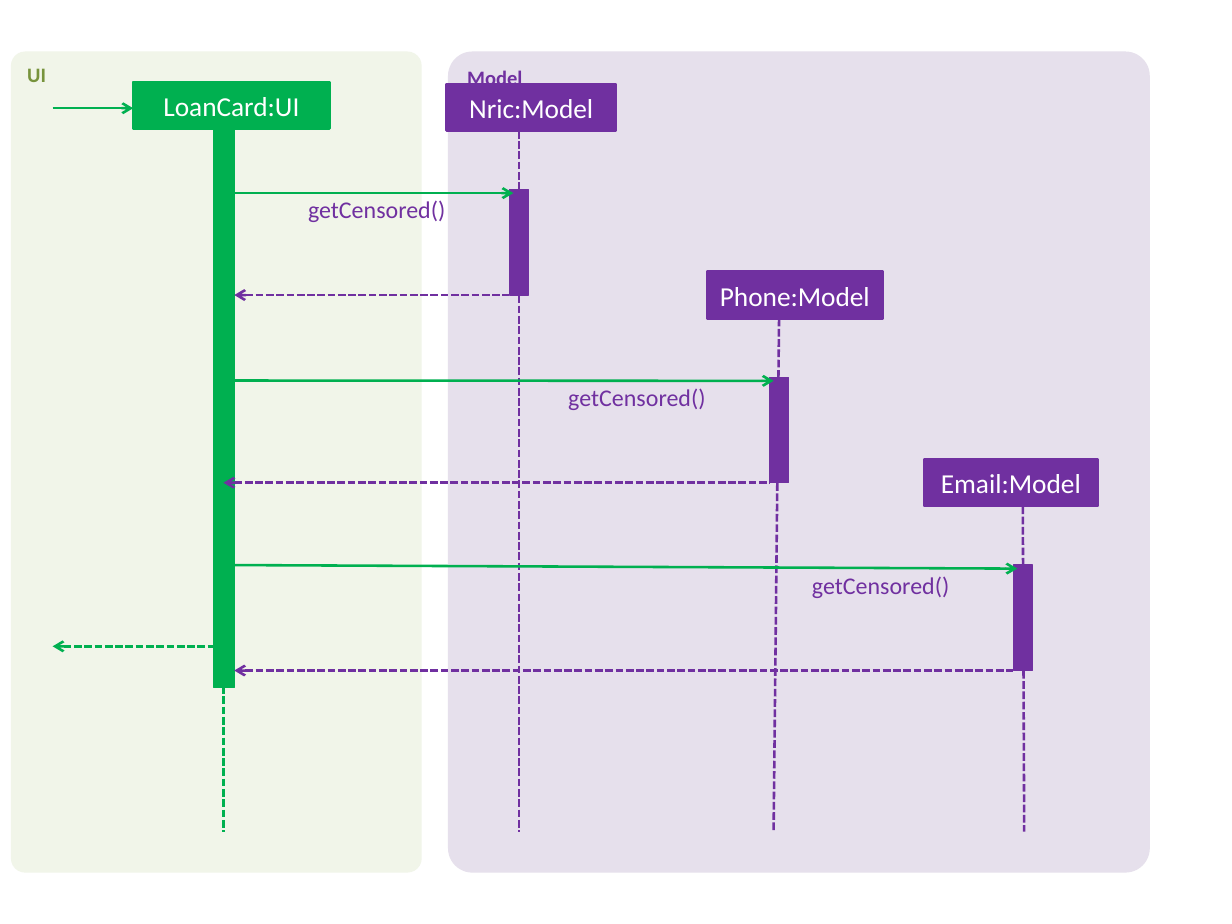
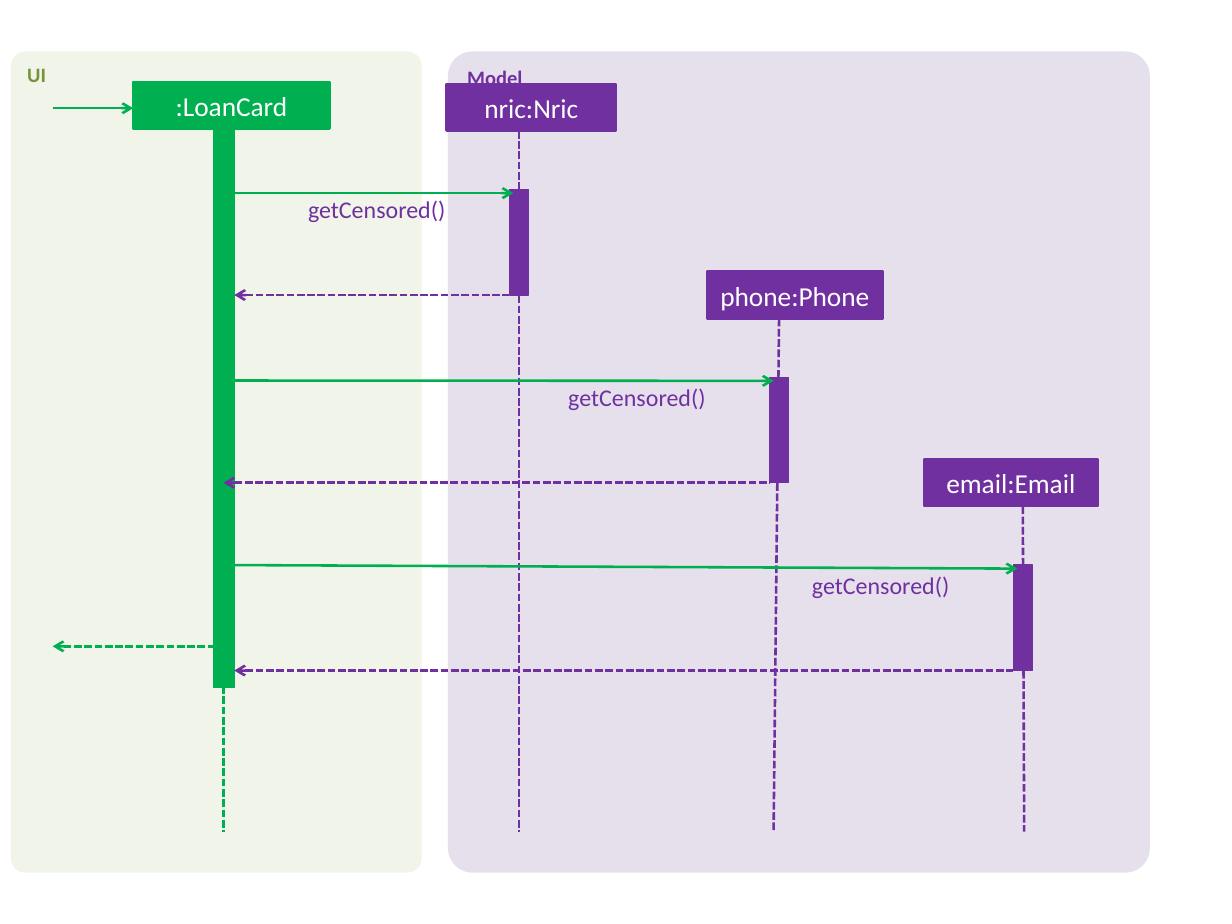
Before and after one commit to Kelly9373/main, a slide deck: slide 1 of docs/diagrams/HideInfoSequenceDiagrams.pptx. Drawn at 1232x924 pixels with LibreOffice and Linux fonts; fonts in the diff are those of the drawing. Boxes give left, top, right and bottom in pixels: in the first picture for what was removed or moved away, otherwise in the second. Text is boxed around its words. In the diff, an @@ line names an element or a change of style, - is before the commit and + after.

Commit message:
Update pptx and png

```diff
--- a/docs/diagrams/HideInfoSequenceDiagrams.pptx
+++ b/docs/diagrams/HideInfoSequenceDiagrams.pptx
@@ text in rectangle at [176, 97, 288, 117]: text changed @@
-LoanCard:UI
+:LoanCard
@@ text in rectangle at [484, 99, 578, 118]: text changed @@
-Nric:Model
+nric:Nric
@@ text in rectangle at [720, 287, 869, 311]: text changed @@
-Phone:Model
+phone:Phone
@@ text in rectangle at [946, 474, 1075, 493]: text changed @@
-Email:Model
+email:Email
```
Also in this commit, not shown: 3 other files.
